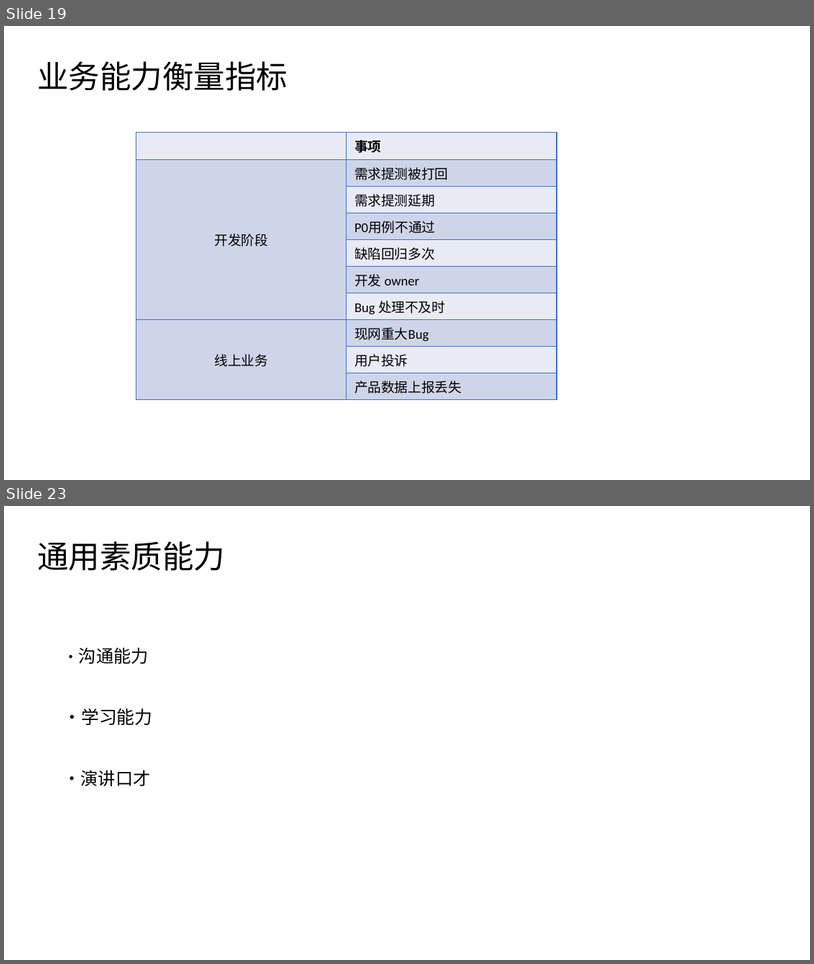
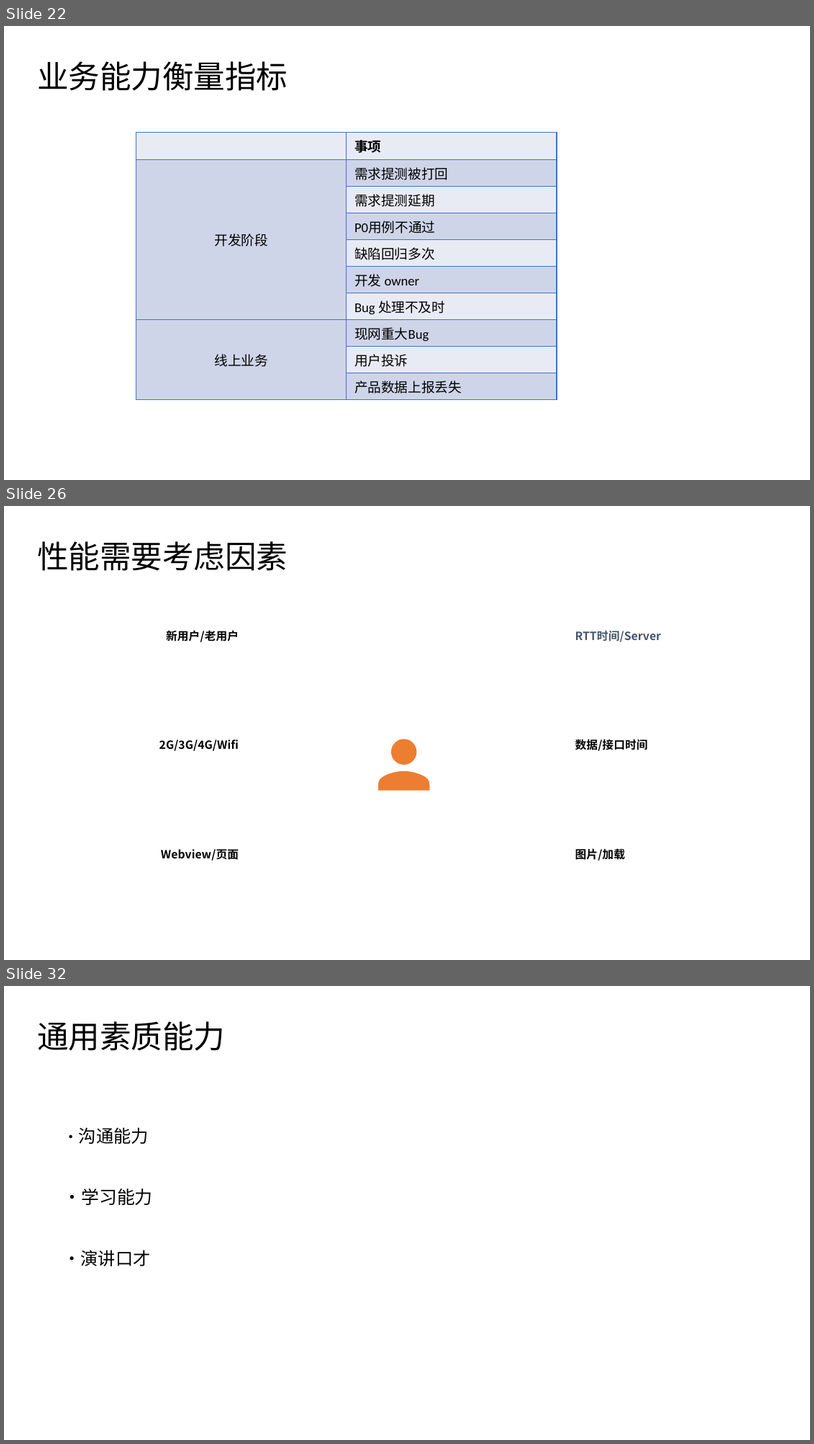
Before and after one commit to cpselvis/sharing, a slide deck: ppt/腾讯课堂Next公开课2019-3-7/《学习前端如何打造核心竞争力》 .pptx. Shown one above the other, each under a label of ours: slides 19 and 23 before the commit, slides 22, 26 and 32 after it; the slides between them are not shown. The pictures are 814x964 and 814x1444 pixels, drawn with LibreOffice and Linux fonts; fonts in the diff are those of the drawing; background and template pictures are left out. Boxes give left, top, right and bottom in pixels: in the first picture for what was removed or moved away, otherwise in the second. Text is boxed around its words. In the diff, an @@ line names an element or a change of style, - is before the commit and + after.

```diff
--- a/ppt/腾讯课堂Next公开课2019-3-7/《学习前端如何打造核心竞争力》 .pptx
+++ b/ppt/腾讯课堂Next公开课2019-3-7/《学习前端如何打造核心竞争力》 .pptx
@@ slide 26 added at bbox=[4, 506, 810, 960], background #FFFFFF @@
@@ text added at bbox=[37, 541, 288, 571], 28 pt, text #000000 @@
+性能需要考虑因素
@@ group added at bbox=[160, 630, 661, 860]: 6 texts, 1 freeform shape @@
+RTT时间/Server
+数据/接口时间
+图片/加载
+新用户/老用户
+2G/3G/4G/Wifi
+Webview/页面
@@ what was slide 19 is now slide 22 @@
@@ what was slide 23 is now slide 32 @@
```
Also in this commit, not shown: 2 slides changed, 9 other slides added, 1 slide removed, 1 other file.
